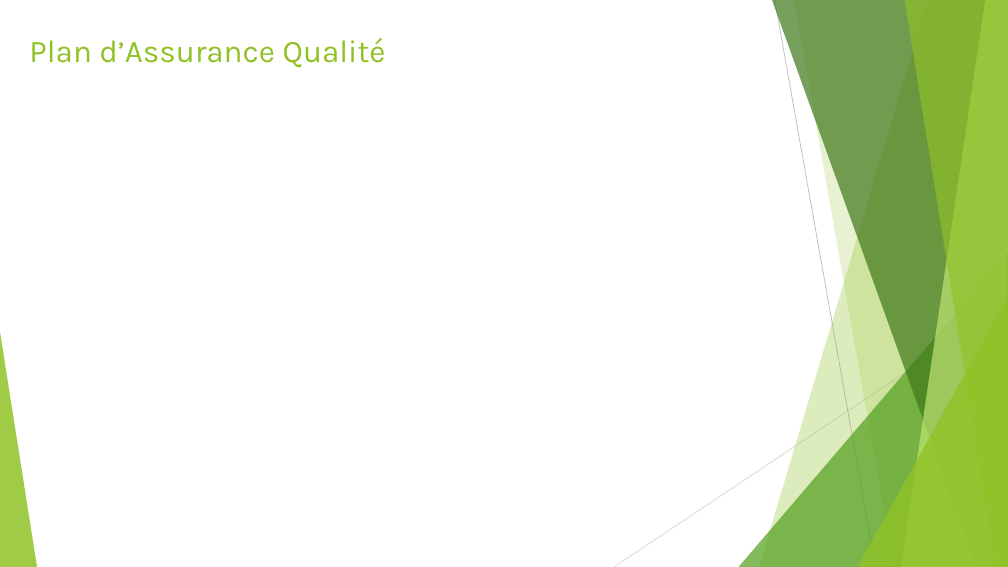
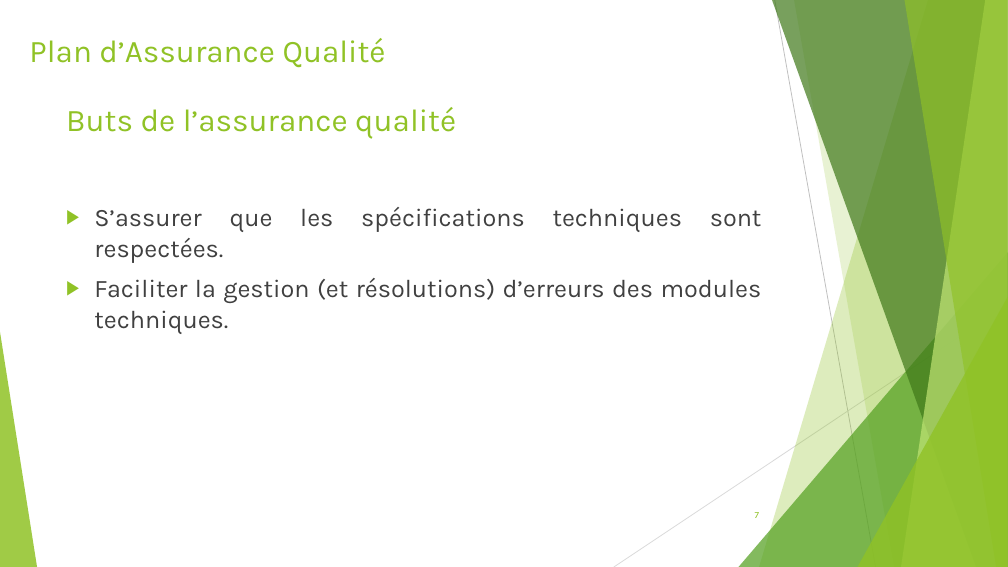
Before and after one commit to gab4321/ProjetS5, a slide deck: slide 7 of Gestion/S5_Revue1_2_Projet.pptx. Drawn at 1008x567 pixels with LibreOffice and Linux fonts; fonts in the diff are those of the drawing. Boxes give left, top, right and bottom in pixels: in the first picture for what was removed or moved away, otherwise in the second. Text is boxed around its words. In the diff, an @@ line names an element or a change of style, - is before the commit and + after.

```diff
--- a/Gestion/S5_Revue1_2_Projet.pptx
+++ b/Gestion/S5_Revue1_2_Projet.pptx
@@ text added at (x1=66, y1=107, x2=456, y2=139), 30 pt, text #90C226 @@
+Buts de l’assurance qualité
@@ text added at (x1=94, y1=207, x2=762, y2=334), 24 pt, text #404040 @@
+▶ S’assurer que les spécifications techniques sont respectées.
+▶ Faciliter la gestion (et résolutions) d’erreurs des modules techniques.
@@ page number added at (x1=755, y1=512, x2=759, y2=518), 9 pt, text #90C226 @@
+7
```
Also in this commit, not shown: 11 other slides changed, 5 slides added, 2 other files.
